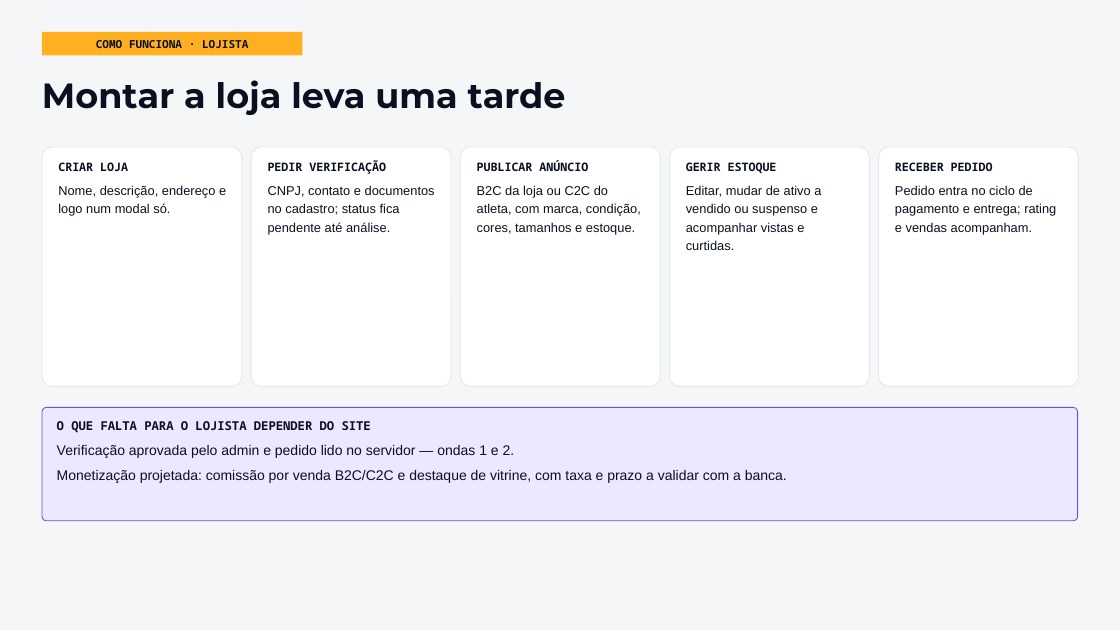
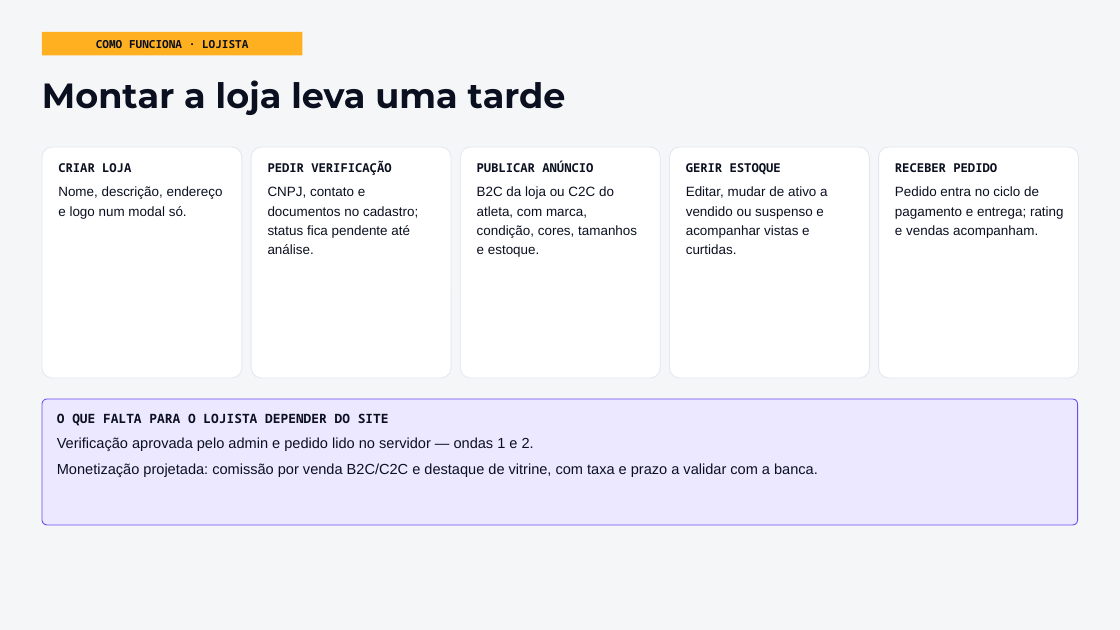
Before and after one commit to FeufeuP/-CoreMotion, a slide deck: slide 5 of docs/etapa-5/pessoa-4/apresentacao/CoreMotion-Pitch-animado.pptx. Drawn at 1120x630 pixels with LibreOffice and Linux fonts; fonts in the diff are those of the drawing. Boxes give left, top, right and bottom in pixels: in the first picture for what was removed or moved away, otherwise in the second. Text is boxed around its words. In the diff, an @@ line names an element or a change of style, - is before the commit and + after.

```diff
--- a/docs/etapa-5/pessoa-4/apresentacao/CoreMotion-Pitch-animado.pptx
+++ b/docs/etapa-5/pessoa-4/apresentacao/CoreMotion-Pitch-animado.pptx
@@ rounded rectangle "CRIAR LOJA": place and size @@
-rounded rectangle "CRIAR LOJA" at [42, 147, 242, 386]
+rounded rectangle "CRIAR LOJA" at [42, 147, 242, 378]
@@ rounded rectangle "CRIAR LOJA" at [42, 147, 242, 378]: size 10 to 10.5 pt in "CRIAR LOJA"; size 11 to 11.5 pt in "Nome, descrição, endereço e logo num modal ..." @@
@@ rounded rectangle "PEDIR VERIFICAÇÃO": place and size @@
-rounded rectangle "PEDIR VERIFICAÇÃO" at [251, 147, 451, 386]
+rounded rectangle "PEDIR VERIFICAÇÃO" at [251, 147, 451, 378]
@@ rounded rectangle "PEDIR VERIFICAÇÃO" at [251, 147, 451, 378]: size 10 to 10.5 pt in "PEDIR VERIFICAÇÃO"; size 11 to 11.5 pt in "CNPJ, contato e documentos no cadastro; status ..." @@
@@ rounded rectangle "PUBLICAR ANÚNCIO": place and size @@
-rounded rectangle "PUBLICAR ANÚNCIO" at [460, 147, 660, 386]
+rounded rectangle "PUBLICAR ANÚNCIO" at [460, 147, 660, 378]
@@ rounded rectangle "PUBLICAR ANÚNCIO" at [460, 147, 660, 378]: size 10 to 10.5 pt in "PUBLICAR ANÚNCIO"; size 11 to 11.5 pt in "B2C da loja ou C2C do atleta, ..." @@
@@ rounded rectangle "GERIR ESTOQUE": place and size @@
-rounded rectangle "GERIR ESTOQUE" at [670, 147, 870, 386]
+rounded rectangle "GERIR ESTOQUE" at [670, 147, 870, 378]
@@ rounded rectangle "GERIR ESTOQUE" at [670, 147, 870, 378]: size 10 to 10.5 pt in "GERIR ESTOQUE"; size 11 to 11.5 pt in "Editar, mudar de ativo a vendido ou ..." @@
@@ rounded rectangle "RECEBER PEDIDO": place and size @@
-rounded rectangle "RECEBER PEDIDO" at [879, 147, 1079, 386]
+rounded rectangle "RECEBER PEDIDO" at [879, 147, 1079, 378]
@@ rounded rectangle "RECEBER PEDIDO" at [879, 147, 1079, 378]: size 10 to 10.5 pt in "RECEBER PEDIDO"; size 11 to 11.5 pt in "Pedido entra no ciclo de pagamento e ..." @@
@@ rounded rectangle "O QUE FALTA PARA O ...": place and size @@
-rounded rectangle "O QUE FALTA PARA O ..." at [42, 408, 1078, 521]
+rounded rectangle "O QUE FALTA PARA O ..." at [42, 399, 1078, 525]
@@ rounded rectangle "O QUE FALTA PARA O ..." at [42, 399, 1078, 525]: size 10.5 to 11 pt in "O QUE FALTA PARA O LOJISTA DEPENDER ..."; size 12 to 12.5 pt in "Verificação aprovada pelo admin e pedido lido ...", "Monetização projetada: comissão por venda B2C/C2C e ..." @@
```
Also in this commit, not shown: 10 other slides changed, 5 other files.
